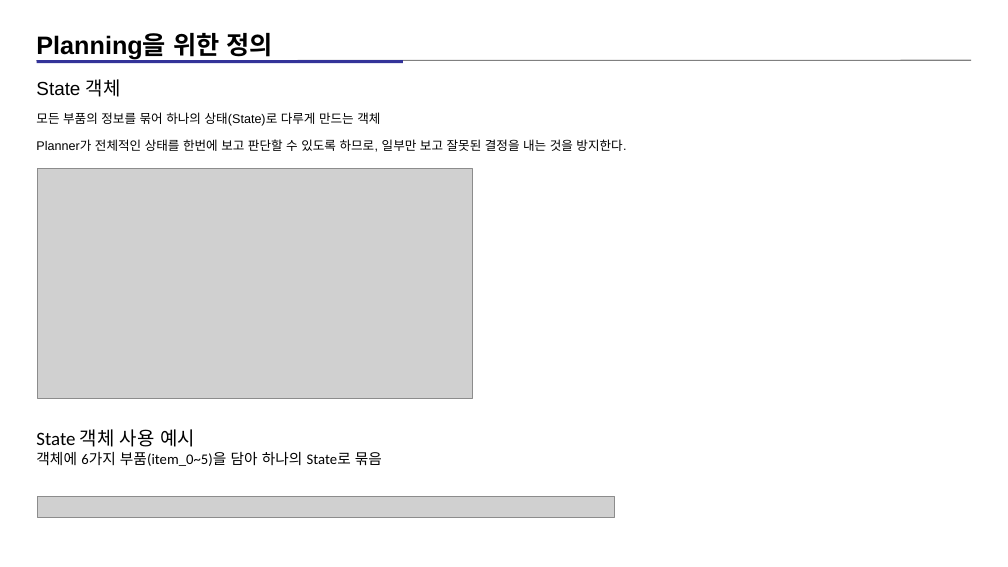
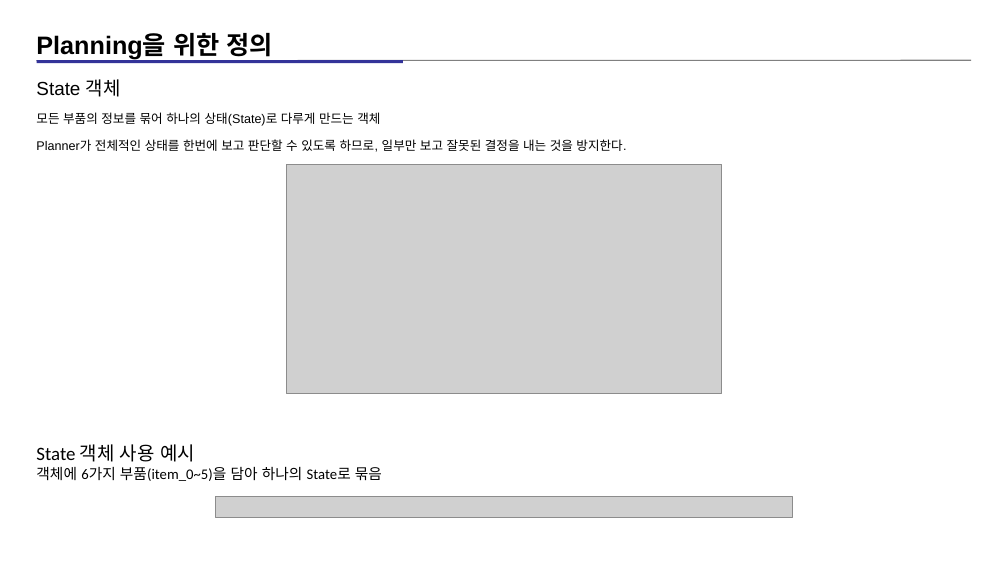
Before and after one commit to kimz1121/test, a slide deck: slide 9 of 현대차 심볼릭 플레너 예시 설명 자료_00.pptx. Drawn at 1008x567 pixels with LibreOffice and Linux fonts; fonts in the diff are those of the drawing; grey boxes stand for pictures. Boxes give left, top, right and bottom in pixels: in the first picture for what was removed or moved away, otherwise in the second. Text is boxed around its words. In the diff, an @@ line names an element or a change of style, - is before the commit and + after.

```diff
--- a/현대차 심볼릭 플레너 예시 설명 자료_00.pptx
+++ b/현대차 심볼릭 플레너 예시 설명 자료_00.pptx
@@ picture moved from (x1=37, y1=169, x2=473, y2=398) to (x1=286, y1=164, x2=721, y2=393) @@
@@ text "State 객체 사용 예시" moved from (x1=36, y1=429, x2=382, y2=466) to (x1=36, y1=444, x2=382, y2=481) @@
@@ picture moved from (x1=37, y1=496, x2=615, y2=517) to (x1=216, y1=496, x2=793, y2=517) @@
```
Also in this commit, not shown: 2 other slides changed, 1 slide added, 24 slides removed.
